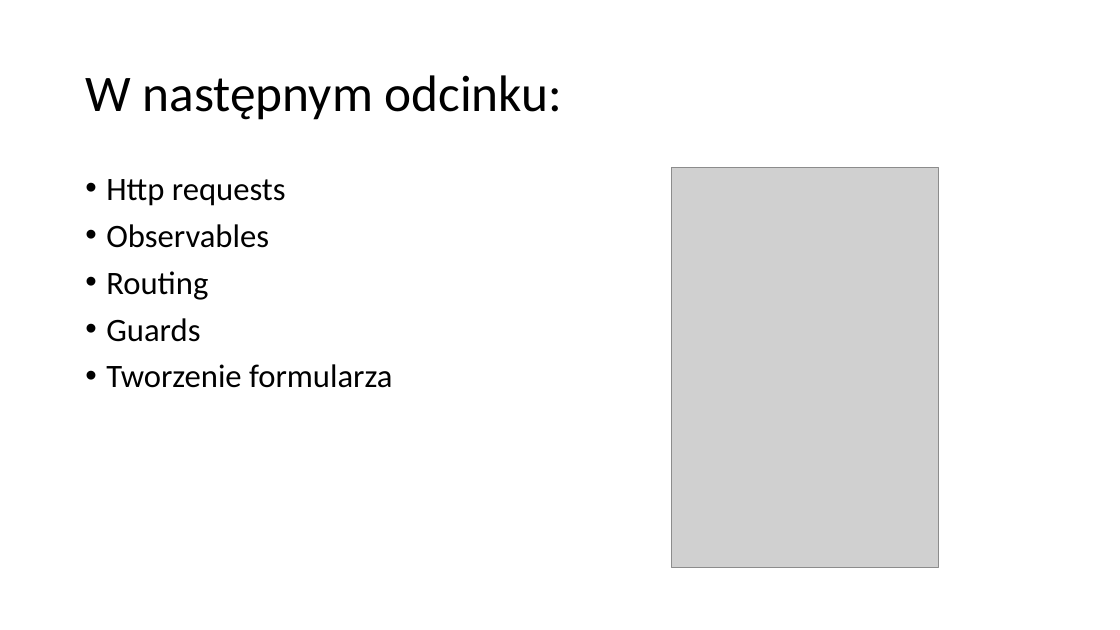
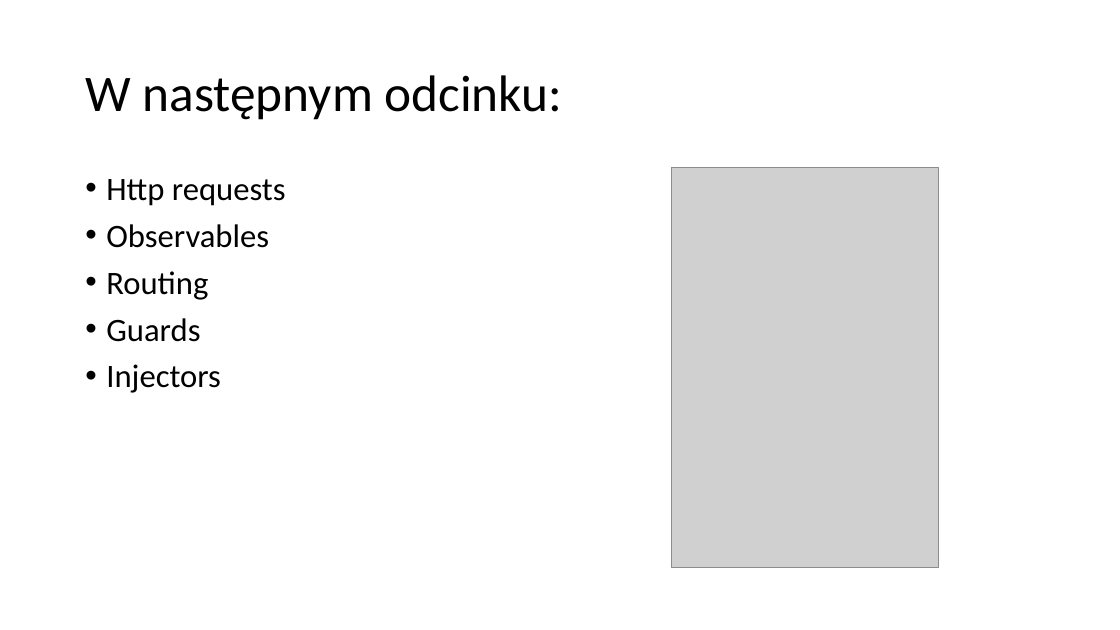
Before and after one commit to VadimPeczynski/Angular-Workshop, a slide deck: slide 36 of 2/presentation/Angular 2.pptx (slide 35 before the commit). Drawn at 1120x630 pixels with LibreOffice and Linux fonts; fonts in the diff are those of the drawing; grey boxes stand for pictures. Boxes give left, top, right and bottom in pixels: in the first picture for what was removed or moved away, otherwise in the second. Text is boxed around its words. In the diff, an @@ line names an element or a change of style, - is before the commit and + after.

```diff
--- a/2/presentation/Angular 2.pptx
+++ b/2/presentation/Angular 2.pptx
@@ text at [106,364,221,393]: text changed @@
-• Tworzenie formularza
+• Injectors
```
Also in this commit, not shown: 10 other slides changed, 1 slide added.
